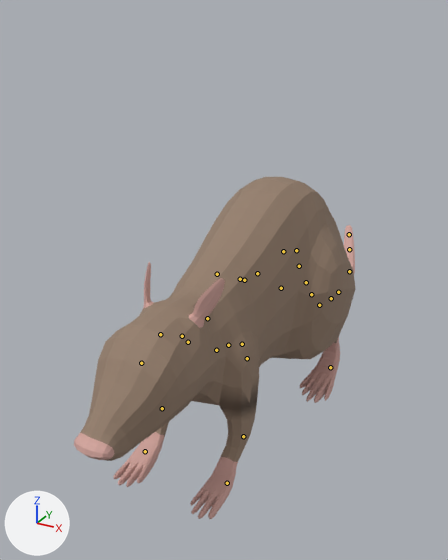
The glTF model godot/assets/models/characters/rat_pup.glb: old version first, new version second.
Before and after are seen from a 50 mm camera at (0.102, -0.189, 0.158) aimed at (-0.031, 0.052, 0.038). Arrows for +X, +Y and +Z are at lower left; the lights stay in place. The picture after the commit comes second. Both versions are drawn at frame 15 of the action 'sniff'; the numbers are the values there. The bones that change, and the others that lie on the model, are drawn over the model as lines.

In view in the first picture: 'Rat'.
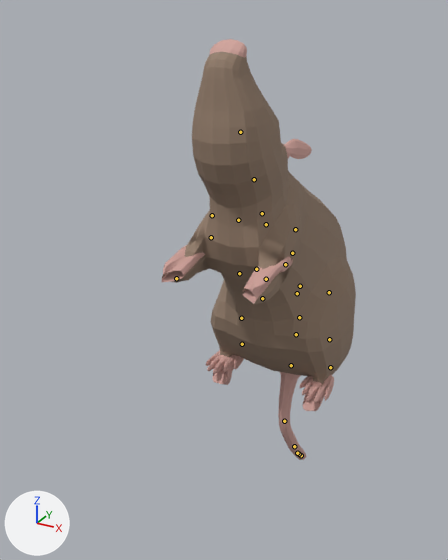
What differs and where, as boxes [x1, y1, x2, y2] in the pictures (448 x 560 px):
'Rat', posed (31% narrower, 23% taller): before [74, 177, 355, 519]; after [162, 39, 356, 460]
bone 'Body', root to tip: before (228, 345) to (228, 344); after (256, 269) to (257, 268)
bone 'Head', root to tip: before (141, 363) to (141, 365); after (240, 132) to (240, 130)
bone 'FrontFoot.L', root to tip: before (227, 483) to (225, 484); after (292, 253) to (291, 254)
bone 'FrontFoot.R', root to tip: before (145, 451) to (143, 453); after (211, 237) to (209, 238)

The edits, one by one:
Bone 'Body' (bone_body) moves from (0.0, -0.0007, 0.0003) to (0.0, 0.0136, -0.014).
Bone 'Body' (bone_body) turns from (0, 0, 0) to (-55, 0, 0) degrees about its own x, y and z.
Bone 'Head' (bone_head) turns from (-21, 3, 9) to (22, 3, -14) degrees about its own x, y and z.
Bone 'FrontFoot.L' (bone_frontfoot_l) moves from (0.0, 0.0, 0.0) to (0.0, -0.0314, -0.0428).
Bone 'FrontFoot.R' (bone_frontfoot_r) moves from (0.0, 0.0, 0.0) to (0.0, -0.0314, -0.0428).
